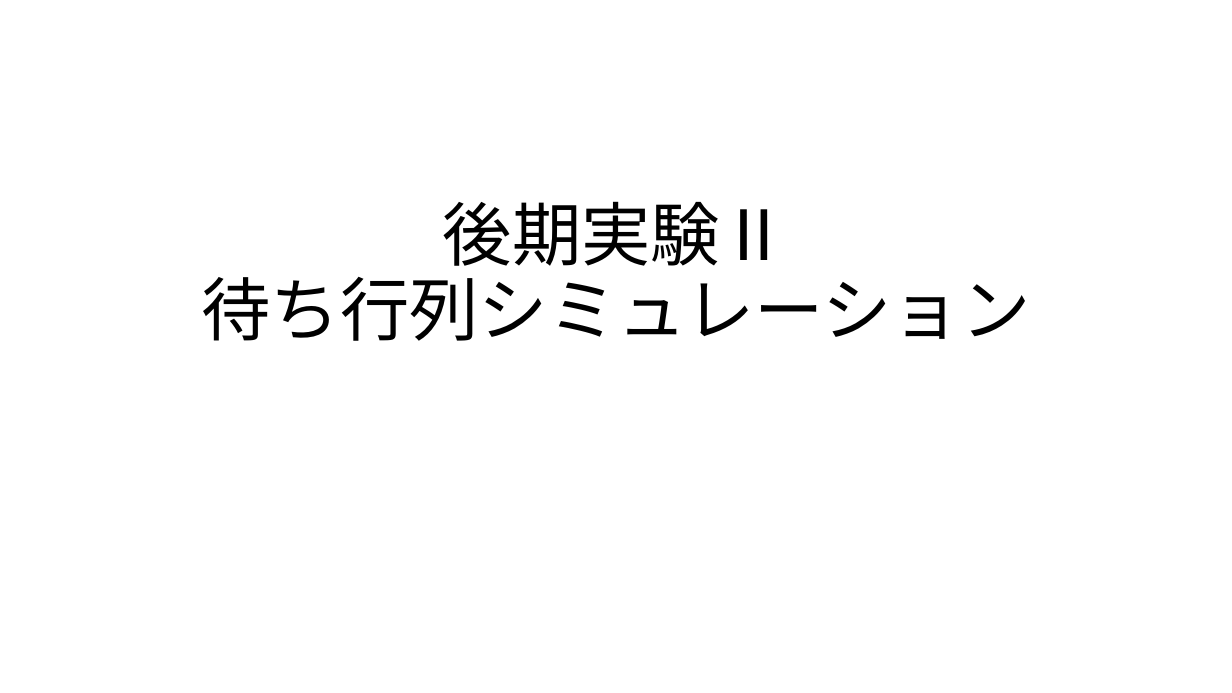
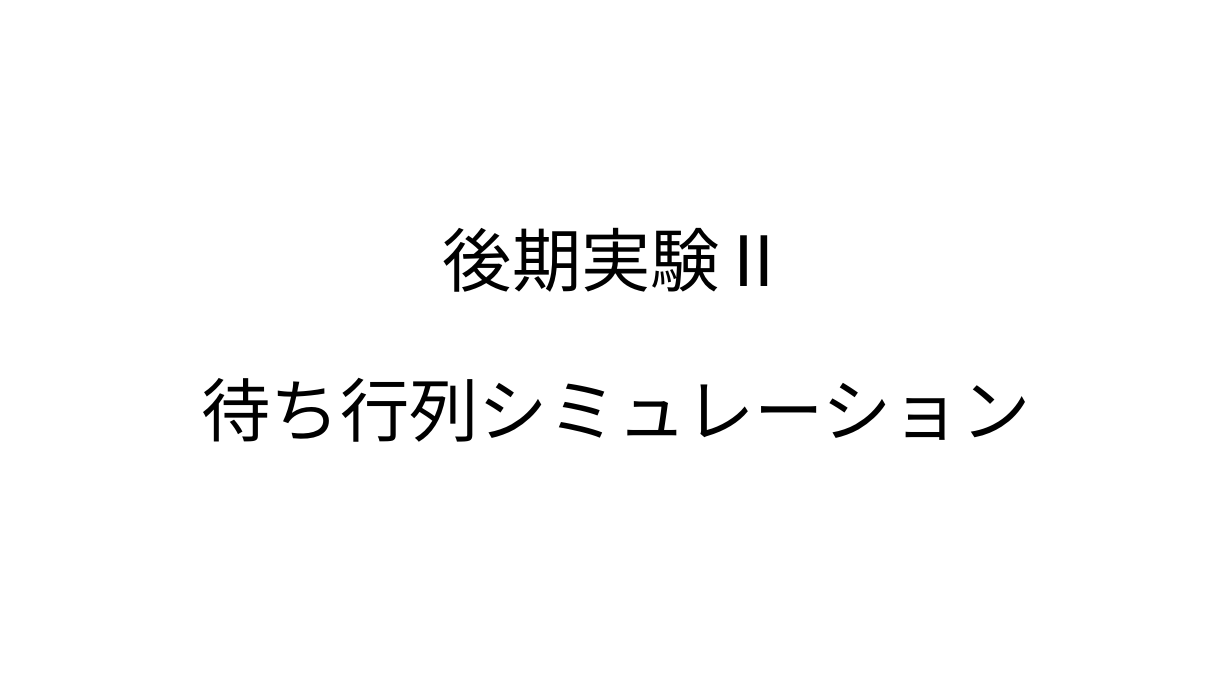
Before and after one commit to kamase14/jikken_2, a slide deck: slide 1 of slide.pptx. Drawn at 1232x693 pixels with LibreOffice and Linux fonts; fonts in the diff are those of the drawing. Boxes give left, top, right and bottom in pixels: in the first picture for what was removed or moved away, otherwise in the second. Text is boxed around its words. In the diff, an @@ line names an element or a change of style, - is before the commit and + after.

```diff
--- a/slide.pptx
+++ b/slide.pptx
@@ title "後期実験Ⅱ 待ち行列シミュレーション" rewrapped from (202,201,1031,341) to (202,227,1031,442) @@
```
Also in this commit, not shown: 7 other slides changed, 12 slides added, 3 slides removed.
